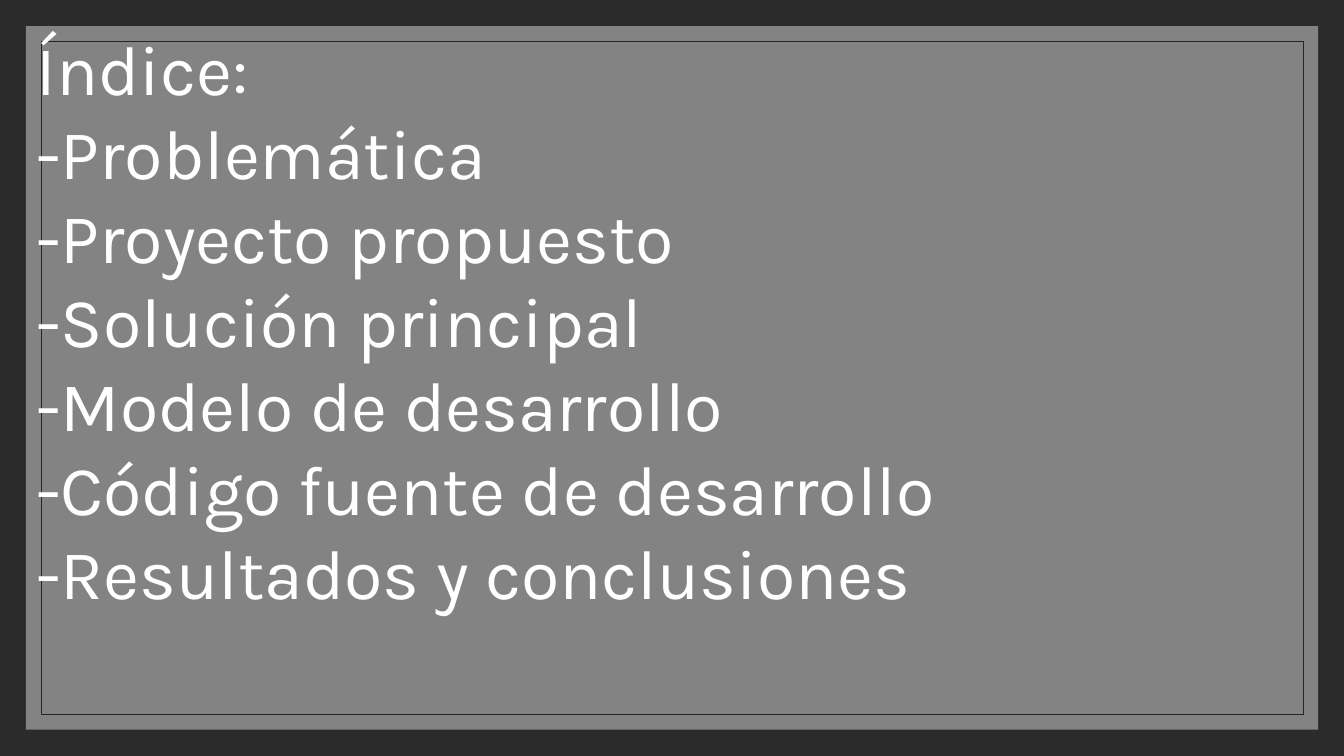
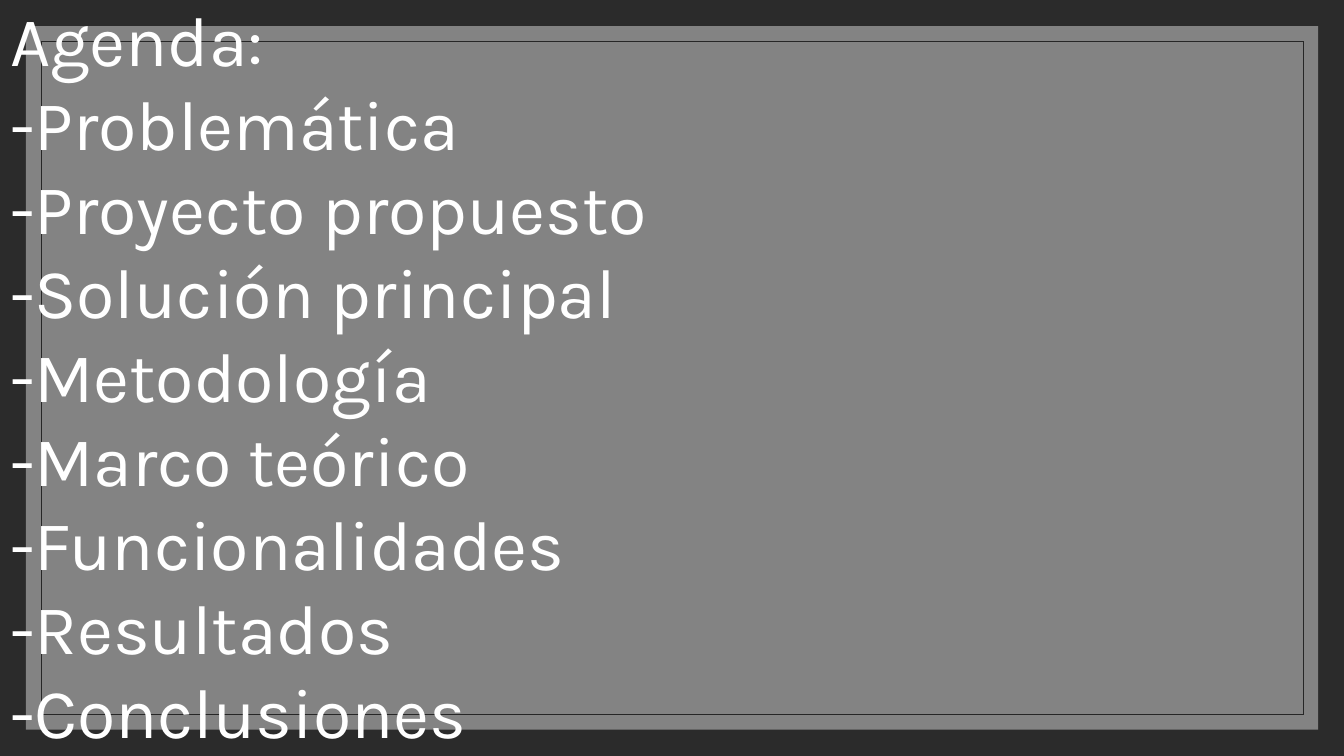
Before and after one commit to SIRVALICIO/TrabajoDeProgramacion, a slide deck: slide 2 of ptimera wpf/Proyecto de semestre.pptx. Drawn at 1344x756 pixels with LibreOffice and Linux fonts; fonts in the diff are those of the drawing; background and template pictures are left out; a plain dark background stands for a picture behind light text. Boxes give left, top, right and bottom in pixels: in the first picture for what was removed or moved away, otherwise in the second. Text is boxed around its words. In the diff, an @@ line names an element or a change of style, - is before the commit and + after.

```diff
--- a/ptimera wpf/Proyecto de semestre.pptx
+++ b/ptimera wpf/Proyecto de semestre.pptx
@@ text "Agenda:": place and size @@
-text "Agenda:" at [36,32,935,615]
+text "Agenda:" at [10,3,647,754]
@@ text at [10,3,264,82]: text changed @@
-Índice:
+Agenda:
@@ text at [10,339,564,754]: text changed @@
--Modelo de desarrollo
--Código fuente de desarrollo
--Resultados y conclusiones
+-Metodología
+-Marco teórico
+-Funcionalidades
+-Resultados
+-Conclusiones
```
Also in this commit, not shown: 5 other slides changed, 3 slides added, 3 slides removed.
